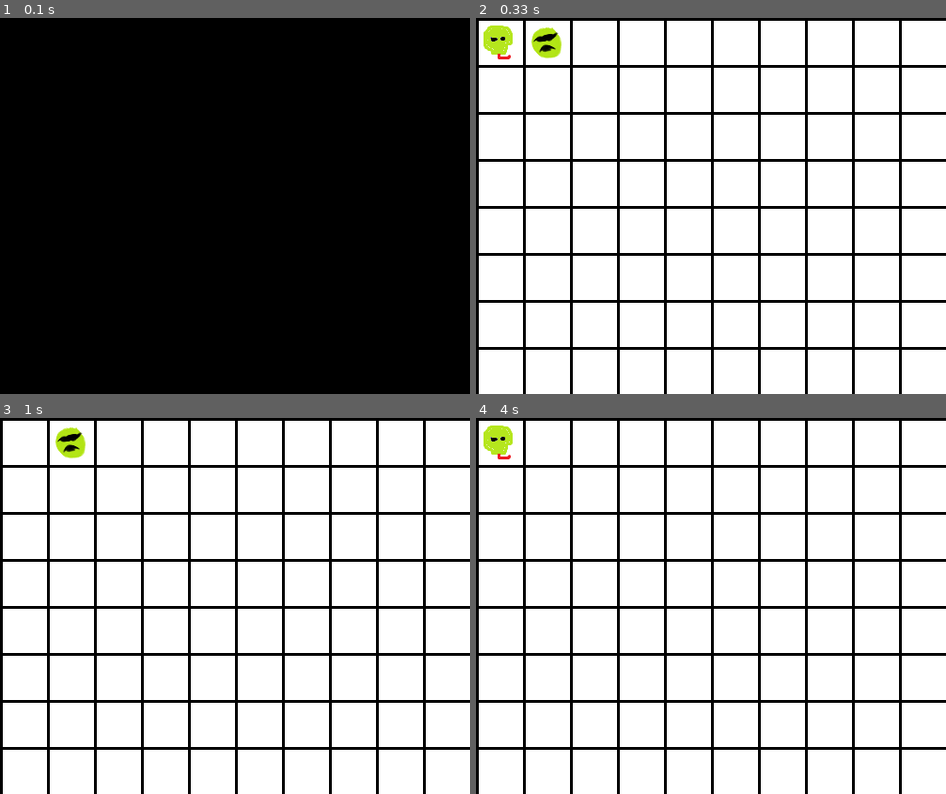
Above: before the commit, frames 1-4 (two rows, left to right).
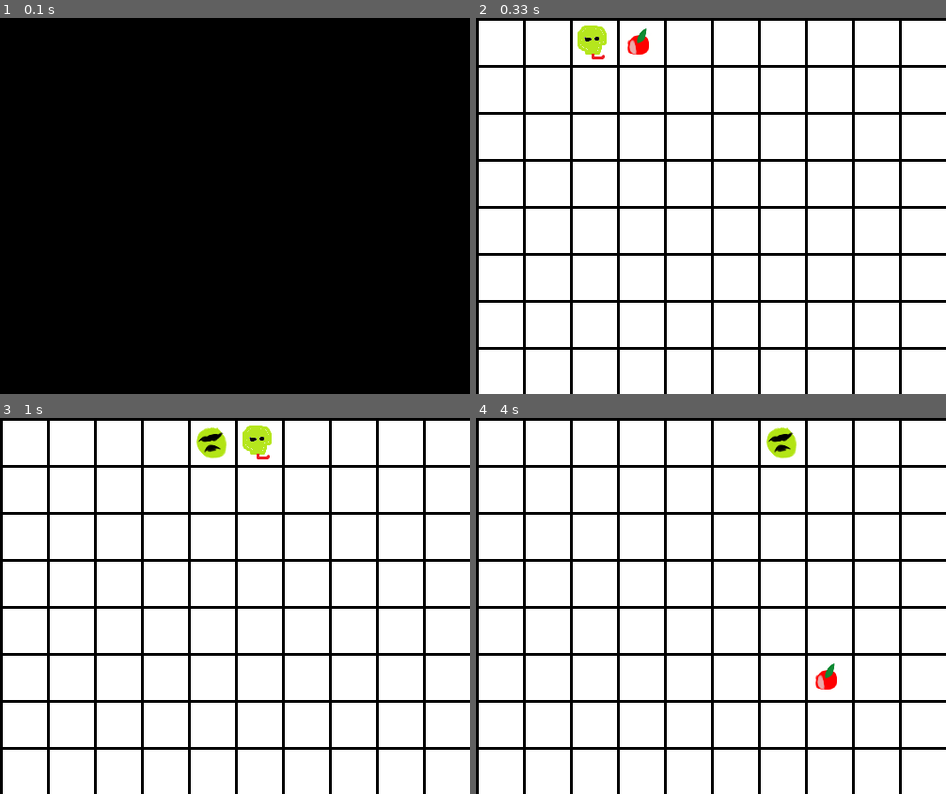
Above: after the commit, the same moments.

Repository: 0421cjy/pygames
Game: pygame game, started from 03_snakeGame/snakeGame.py
The game is run twice, just before and just after one commit, with the same random seed, the same clock (stepped at 60 frames per second) and the same inputs.
Inputs:
- Up to frame 1 (0.1 s): no input
- Up to frame 2 (0.33 s): no input
- Up to frame 3 (1 s): hold Right 0.33-0.8 s; hold Up from 0.83 s (still down)
- Up to frame 4 (4 s): release Up at 1.3 s; hold Left 1.87-2.4 s; hold Down 2.43-2.98 s

Frame 1 is identical in both runs. In frame 2, 1.5% of the frame differs, in the area x 1-37%, y 2-11%; in frame 3, 1.3%; in frame 4, 1.1%.

Commit message:
snakeGame complete

Diff:
--- a/03_snakeGame/snakeGame.py
+++ b/03_snakeGame/snakeGame.py
@@ -1,5 +1,6 @@
 import sys, pygame
 import random
+import time
 
 pygame.init()
 screen = pygame.display.set_mode((500, 400))
@@ -22,7 +23,7 @@
 appleImage = pygame.image.load("apple.png");
 
 head = {
-    'x' : 0,
+    'x' : 1,
     'y' : 0,
     'dir' : 'RIGHT',
     'img' : snakeHeadImage
@@ -30,22 +31,84 @@
 
 snake.append(head)
 
-body = {
-    'x' : 1,
-    'y' : 0,
-    'img' : snakeBodyImage
-}
+apple = {
+        'x' : 3,
+        'y' : 0,
+        'img' : appleImage,
+        'used' : 0
+        }
 
-snake.append(body)
+map.append(apple)
 
-clock = pygame.time.Clock()
-clock.tick(10)
-
-def DrawLines(x, y):
+def DrawLines():
     for i in range(11):
         v = 50 * i + 1
         pygame.draw.line(screen, black, [0, v], [500, v], 3)
         pygame.draw.line(screen, black, [v, 0], [v, 500], 3)
+
+def GenerateApple():
+
+    shuffle = [3,4,5,6,7,8,9,0]
+    random.shuffle(shuffle)
+
+    if(shuffle[0] == 0 and map[0]['used'] == 1):
+        map[0]['x'] = shuffle[1]
+        map[0]['y'] = shuffle[2]
+        map[0]['used'] = 0
+
+def MeetApple():
+    if(snake[0]['x'] == map[0]['x'] and snake[0]['y'] == map[0]['y'] and map[0]['used'] == 0):
+        map[0]['used'] = 1
+        GrowUp()
+
+def GrowUp():
+    tailValue = len(snake) - 1
+
+    if( snake[0]['dir'] == 'RIGHT'):
+        xValue = snake[tailValue]['x']
+        yValue = snake[tailValue]['y']
+
+    if( snake[0]['dir'] == 'LEFT'):
+        xValue = snake[tailValue]['x']
+        yValue = snake[tailValue]['y']
+
+    if( snake[0]['dir'] == 'UP'):
+        xValue = snake[tailValue]['x']
+        yValue = snake[tailValue]['y']
+
+    if( snake[0]['dir'] == 'DOWN'):
+        xValue = snake[tailValue]['x']
+        yValue = snake[tailValue]['y']
+
+    body = {
+    'x' : xValue,
+    'y' : yValue,
+    'img' : snakeBodyImage
+    }
+
+    snake.append(body)
+
+def Move():
+    if(snake[0]['x'] < 9 and snake[0]['x'] >= 0 and snake[0]['y'] >= 0 and snake[0]['y'] < 9):
+        for v in range(len(snake) - 1, 0, -1):
+            snake[v]['x'] = snake[v - 1]['x']
+            snake[v]['y'] = snake[v - 1]['y']
+
+        if( snake[0]['dir'] == 'RIGHT'):
+            snake[0]['x'] += 1
+
+        if( snake[0]['dir'] == 'LEFT'):
+            snake[0]['x'] -= 1
+
+        if( snake[0]['dir'] == 'UP'):
+            snake[0]['y'] -= 1
+
+        if( snake[0]['dir'] == 'DOWN'):
+            snake[0]['y'] += 1
+
+    time.sleep(0.2)
+    # apple generate
+    GenerateApple()
 
 while 1:
     for event in pygame.event.get():
@@ -53,32 +116,36 @@
             if event.key == pygame.K_ESCAPE:
                 pygame.quit()
                 sys.exit()
+
             if event.key == pygame.K_RIGHT:
-                snake[1]['x'] = snake[0]['x']
-                snake[1]['y'] = snake[0]['y']
-                snake[0]['x'] += 1;
+                if(snake[0]['dir'] != 'LEFT'):
+                    snake[0]['dir'] = 'RIGHT'
 
             if event.key == pygame.K_LEFT:
-                snake[1]['x'] = snake[0]['x']
-                snake[1]['y'] = snake[0]['y']
-                snake[0]['x'] -= 1;
+                if(snake[0]['dir'] != 'RIGHT'):
+                    snake[0]['dir'] = 'LEFT'
 
             if event.key == pygame.K_UP:
-                snake[1]['x'] = snake[0]['x']
-                snake[1]['y'] = snake[0]['y']
-                snake[0]['y'] -= 1;
+                if(snake[0]['dir'] != 'DOWN'):
+                    snake[0]['dir'] = 'UP'
 
             if event.key == pygame.K_DOWN:
-                snake[1]['x'] = snake[0]['x']
-                snake[1]['y'] = snake[0]['y']
-                snake[0]['y'] += 1;
+                if(snake[0]['dir'] != 'UP'):
+                    snake[0]['dir'] = 'DOWN'
 
     screen.fill(white)
 
-    DrawLines(2, 2)
+    DrawLines()
+    MeetApple()
+    Move()
 
-    for x in range(2):
+    for x in range(len(snake)):
         img = snake[x]['img']
         screen.blit(img, (snake[x]['x'] * 50 + 6, snake[x]['y'] * 50 + 6))
 
+    for y in range(len(map)):
+        if(map[y]['used'] == 0):
+            img = map[y]['img']
+            screen.blit(img, (map[y]['x'] * 50 + 6, map[y]['y'] * 50 + 6))
+
     pygame.display.flip()
